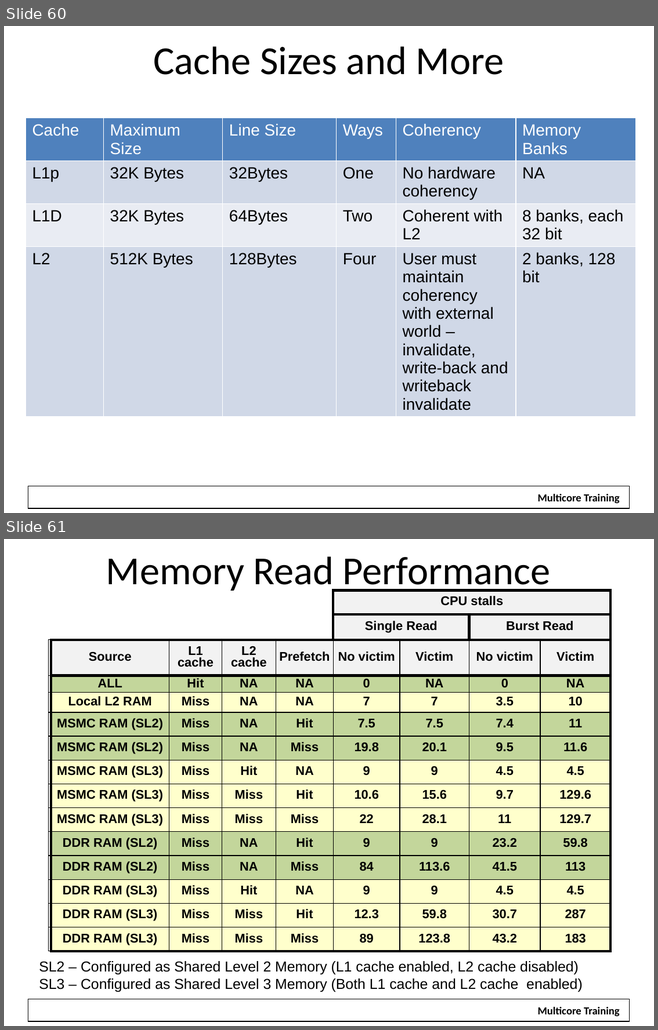
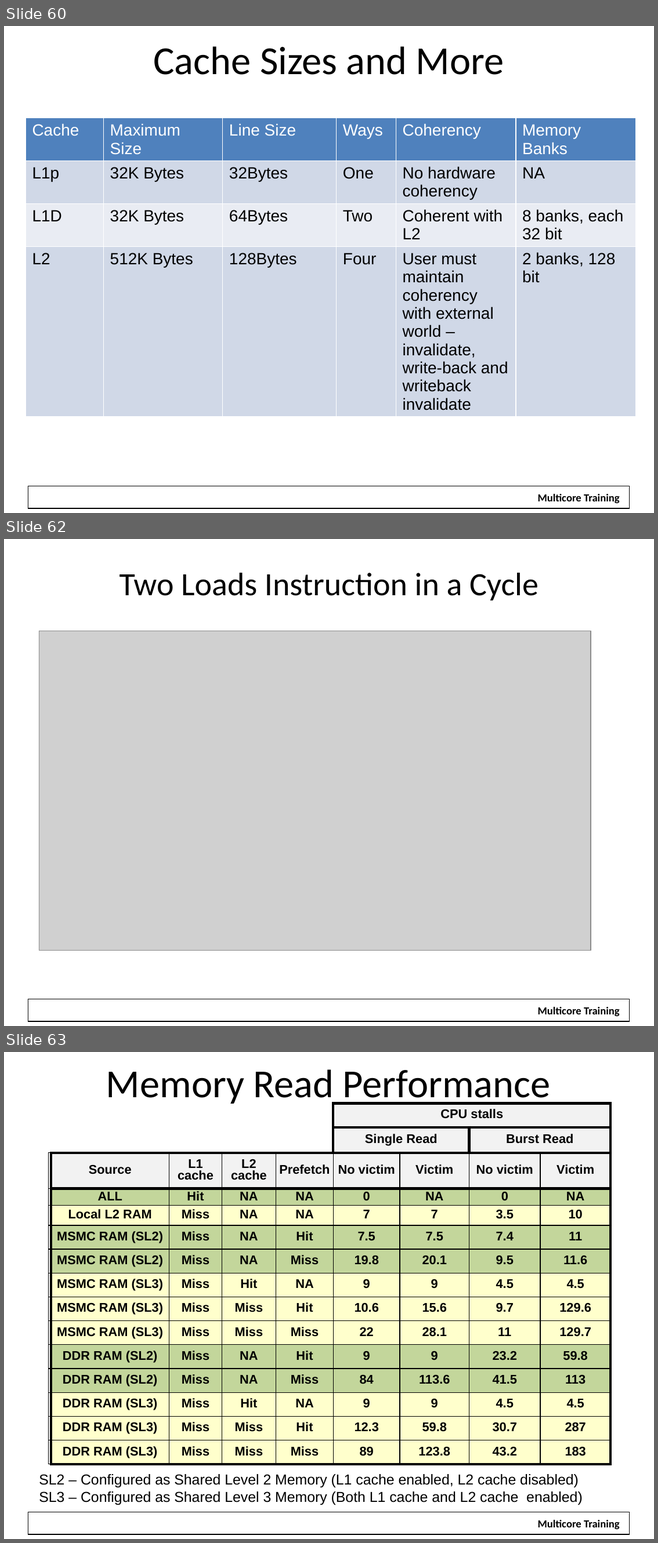
Before and after one commit to hari1989/keystone-workshop, a slide deck: preliminary/Working/presentations/KeyStone Optimization.pptx. Shown one above the other, each under a label of ours: slides 60 and 61 before the commit, slides 60, 62 and 63 after it; the slides between them are not shown. The pictures are 658x1030 and 658x1543 pixels, drawn with LibreOffice and Linux fonts; fonts in the diff are those of the drawing; grey boxes stand for pictures; background and template pictures are left out. Boxes give left, top, right and bottom in pixels: in the first picture for what was removed or moved away, otherwise in the second. Text is boxed around its words. In the diff, an @@ line names an element or a change of style, - is before the commit and + after.

```diff
--- a/preliminary/Working/presentations/KeyStone Optimization.pptx
+++ b/preliminary/Working/presentations/KeyStone Optimization.pptx
@@ slide 62 added at [4,539,654,1026], background #FFFFFF; not listed: 2 template elements that a slide beside it also shows @@
@@ title added at [119,573,538,600], 36 pt, text #000000 @@
+Two Loads Instruction in a Cycle
@@ picture added at [39,631,590,951] @@
@@ what was slide 61 is now slide 63 @@
```
Also in this commit, not shown: 4 slides changed, 1 other slide added.
